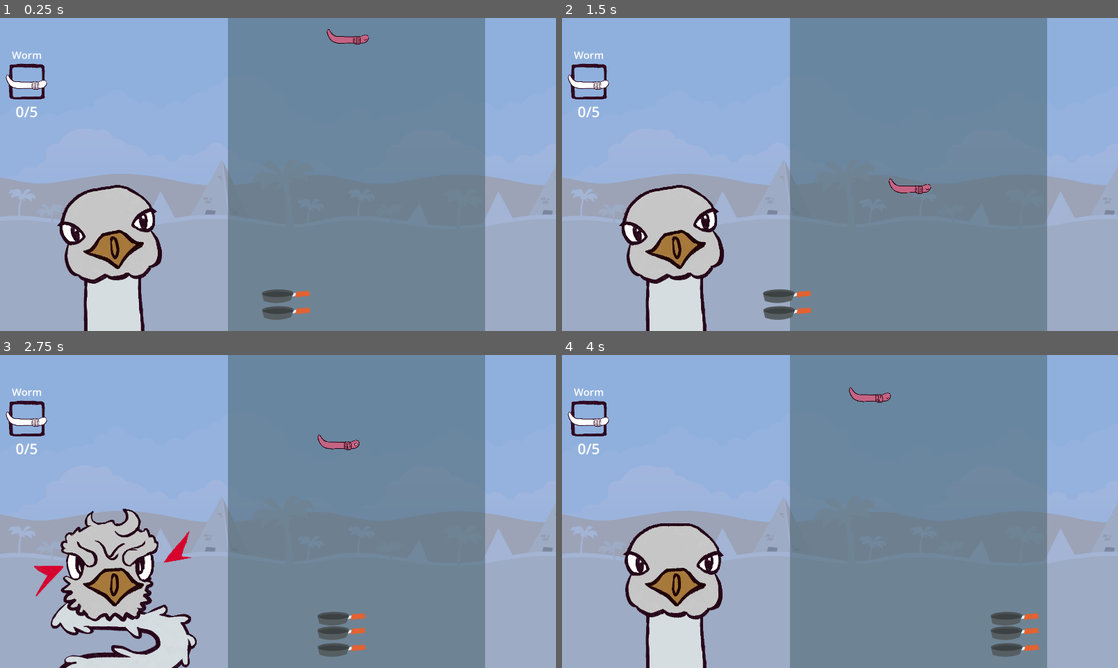
Above: before the commit, frames 1-4 (two rows, left to right).
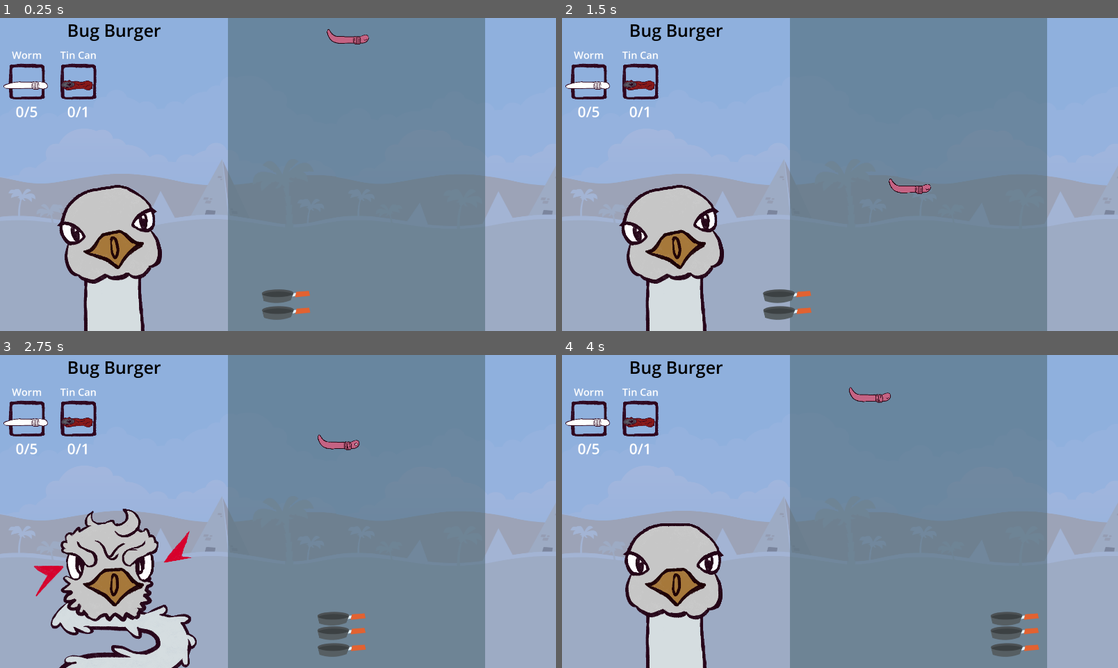
Above: after the commit, the same moments.

Repository: SirLich/funky-drive-through
Game: Godot game, scene res://game.tscn
Two runs of this game, one before a commit and one after it. Both use one fixed random seed, a clock stepped at 60 frames per second and the inputs below.
Inputs (mouse positions are in pixels of both pictures, inside the frame that each line leads up to):
- Up to frame 1 (0.25 s): no input
- Up to frame 2 (1.5 s): move the mouse to (962, 158) at 0.52 s; move the mouse to (728, 190) at 1.27 s
- Up to frame 3 (2.75 s): move the mouse to (333, 442) at 2.02 s
- Up to frame 4 (4 s): move the mouse to (812, 574) at 2.77 s; move the mouse to (1006, 558) at 3.52 s

The runs differ from the first frame. In frame 1, 0.9% of the frame differs, in the area x 0-29%, y 2-32%; in frame 2, 0.9%; in frame 3, 0.9%; in frame 4, 0.9%.
Error before the commit: Invalid assignment of property or key 'text' with value of type 'String' on a base object of type 'Nil'. (res://item_box_ui.gd:11)

Commit message:
Add working recipe tab

Diff:
--- a/game.gd
+++ b/game.gd
@@ -17,5 +17,7 @@
 
 	for ingredient in recipe.ingredients:
 		var new_item = item_box_ui.instantiate()
+		items.add_child(new_item)
 		new_item.prepare_for_recipe(ingredient)
-		items.add_child(new_item)
+
+	# TODO: Dropper!
--- a/item_box_ui.gd
+++ b/item_box_ui.gd
@@ -10,6 +10,8 @@
 func set_count(n):
 	score_label.text = str(n) + "/" + str(item.num)
 
+func _ready() -> void:
+	pass
 
 func prepare_for_recipe(recipe_item : RecipeItem):
 	item = recipe_item
--- /dev/null
+++ b/item_types/can.tres
@@ -0,0 +1,9 @@
+[gd_resource type="Resource" script_class="ItemType" load_steps=3 format=3 uid="uid://y3g8isvibqsa"]
+
+[ext_resource type="Texture2D" uid="uid://dseftgsq7eq7c" path="res://assets/items/can.png" id="1_1e6kt"]
+[ext_resource type="Script" path="res://item_type.gd" id="1_ws6in"]
+
+[resource]
+script = ExtResource("1_ws6in")
+icon = ExtResource("1_1e6kt")
+name = "Tin Can"
--- a/recipes/bug_burger.tres
+++ b/recipes/bug_burger.tres
@@ -1,15 +1,21 @@
-[gd_resource type="Resource" script_class="Recipe" load_steps=5 format=3 uid="uid://c0li33aqx7fvj"]
+[gd_resource type="Resource" script_class="Recipe" load_steps=7 format=3 uid="uid://c0li33aqx7fvj"]
 
 [ext_resource type="Script" path="res://recipe.gd" id="1_eivae"]
 [ext_resource type="Script" path="res://recipe_item.gd" id="1_yly5r"]
 [ext_resource type="Resource" uid="uid://l2kx6vi2yus8" path="res://item_types/worm.tres" id="2_jj3dl"]
+[ext_resource type="Resource" uid="uid://y3g8isvibqsa" path="res://item_types/can.tres" id="3_q85mj"]
 
 [sub_resource type="Resource" id="Resource_r5ip8"]
 script = ExtResource("1_yly5r")
 type = ExtResource("2_jj3dl")
 num = 5
 
+[sub_resource type="Resource" id="Resource_fssrn"]
+script = ExtResource("1_yly5r")
+type = ExtResource("3_q85mj")
+num = 1
+
 [resource]
 script = ExtResource("1_eivae")
-name = ""
-ingredients = Array[ExtResource("1_yly5r")]([SubResource("Resource_r5ip8")])
+name = "Bug Burger"
+ingredients = Array[ExtResource("1_yly5r")]([SubResource("Resource_r5ip8"), SubResource("Resource_fssrn")])
Binary file added: assets/items/can.png
Not shown, added: assets/items/can.png.import
